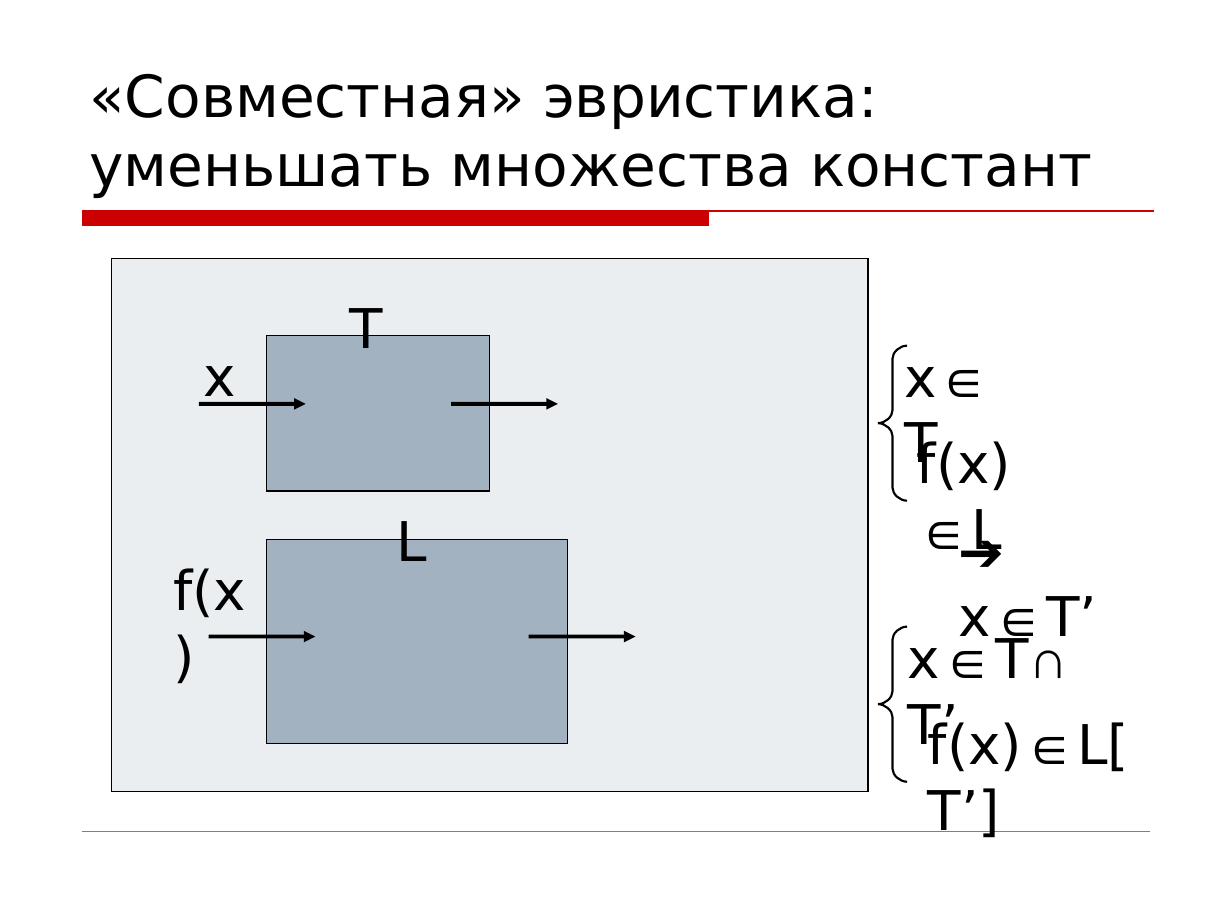
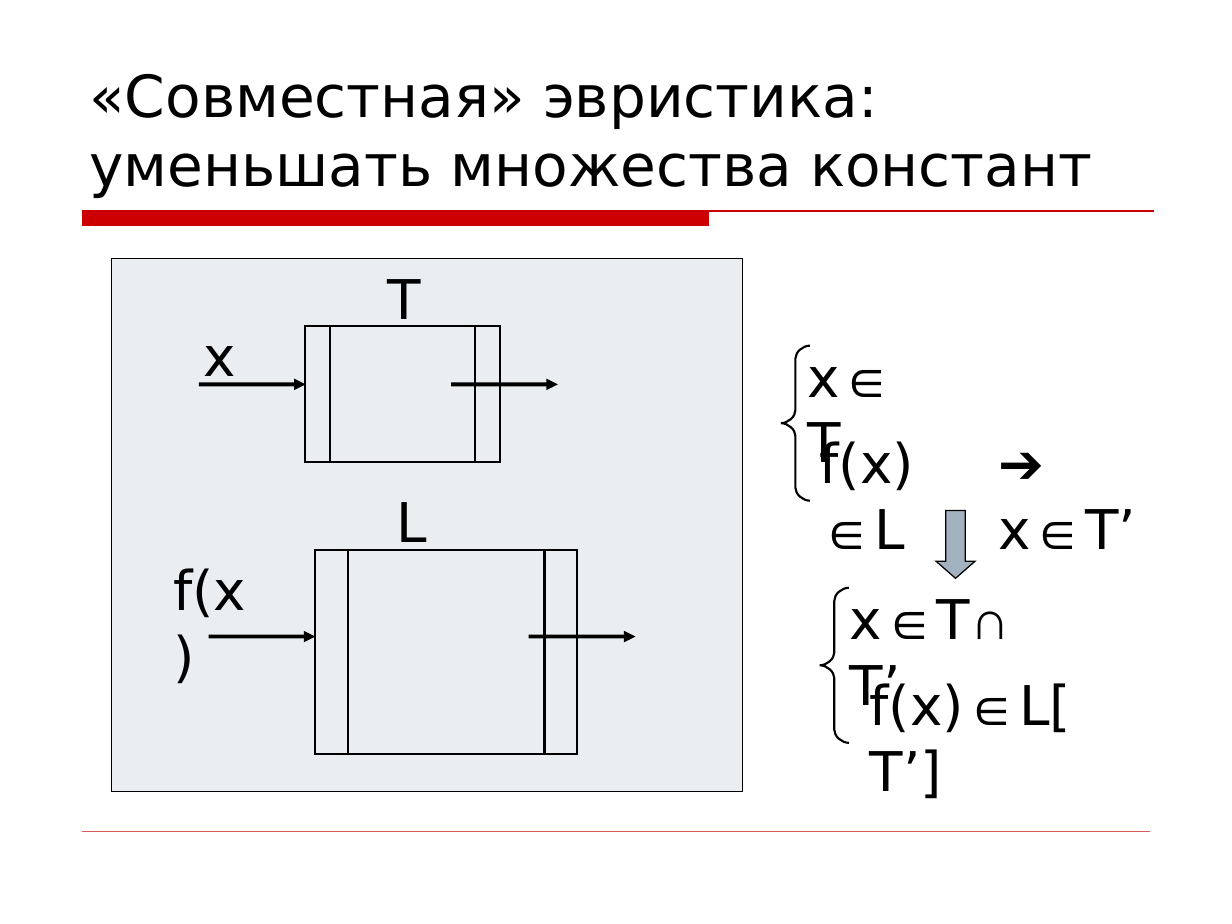
Before and after one commit to kornevgen/tesla-project, a slide deck: slide 19 of papers/THESIS/talks/Oct13 - ISP/isp-slides2.ppt. Drawn at 1232x924 pixels with LibreOffice and Linux fonts; fonts in the diff are those of the drawing; background and template pictures are left out. Boxes give left, top, right and bottom in pixels: in the first picture for what was removed or moved away, otherwise in the second. Text is boxed around its words. In the diff, an @@ line names an element or a change of style, - is before the commit and + after.

```diff
--- a/papers/THESIS/talks/Oct13 - ISP/isp-slides2.ppt
+++ b/papers/THESIS/talks/Oct13 - ISP/isp-slides2.ppt
@@ rectangle: place and size @@
-rectangle at [111, 259, 867, 792]
+rectangle at [111, 259, 742, 792]
@@ text "T" rewrapped from [350, 304, 383, 348] to [387, 279, 420, 327] @@
@@ flow chart predefined process added at [306, 326, 500, 462], outline #000000 1.25 pt @@
@@ rectangle removed at [266, 336, 489, 492] @@
@@ 2 texts, 1 freeform shape: place and size @@
-2 texts, 1 freeform shape at [878, 346, 1068, 755]
+2 texts, 1 freeform shape at [781, 346, 914, 716]
@@ 2 texts, 2 arrows: place and size @@
-2 texts, 2 arrows at [198, 366, 558, 561]
+2 texts, 2 arrows at [198, 346, 558, 551]
@@ text "➔ x∈T’" rewrapped from [904, 367, 1000, 838] to [998, 509, 1136, 549] @@
@@ down arrow added at [936, 510, 975, 578], fill #A3B2C1, outline #000000 0.74 pt @@
@@ rectangle removed at [266, 540, 567, 743] @@
@@ flow chart predefined process added at [315, 549, 578, 753], outline #000000 1.25 pt @@
@@ 2 texts, 1 freeform shape: place and size @@
-2 texts, 1 freeform shape at [878, 596, 1129, 782]
+2 texts, 1 freeform shape at [819, 588, 1071, 799]
```
Also in this commit, not shown: 2 other slides changed, 1 slide added.
